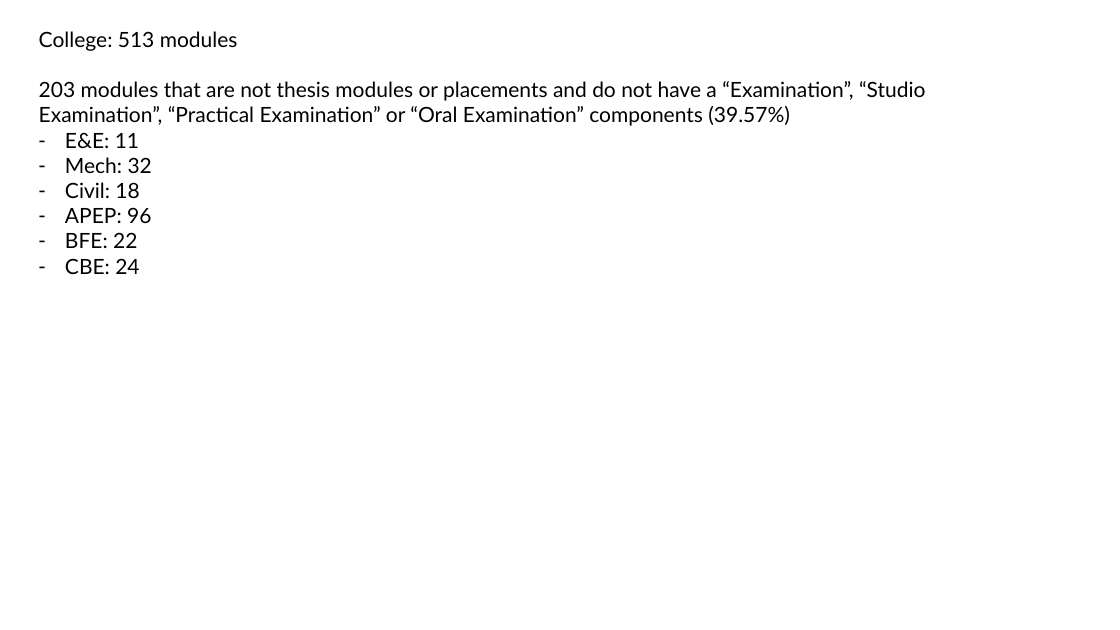
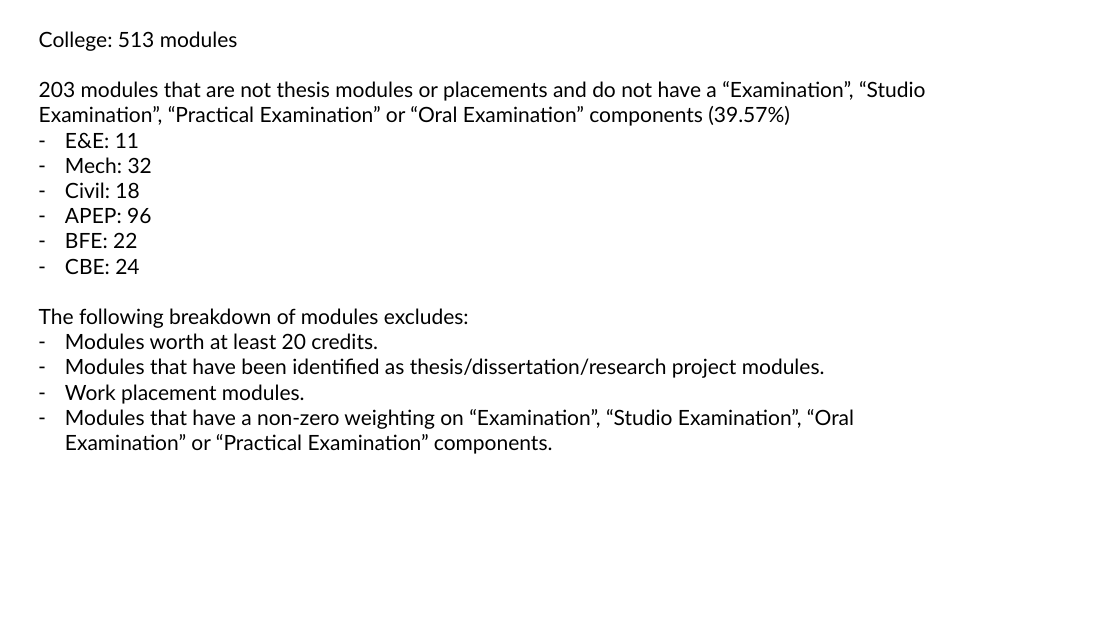
Before and after one commit to CathaloFaolain/ChatGPTAssessment, a slide deck: slide 1 of Slides/Schools Snapshot/NoExamModules_InvestigationGraphs.pptx. Drawn at 1120x630 pixels with LibreOffice and Linux fonts; fonts in the diff are those of the drawing. Boxes give left, top, right and bottom in pixels: in the first picture for what was removed or moved away, otherwise in the second. Text is boxed around its words. In the diff, an @@ line names an element or a change of style, - is before the commit and + after.

```diff
--- a/Slides/Schools Snapshot/NoExamModules_InvestigationGraphs.pptx
+++ b/Slides/Schools Snapshot/NoExamModules_InvestigationGraphs.pptx
@@ text at <box>39,308,854,454</box>: paragraphs added @@
+The following breakdown of modules excludes:
+– Modules worth at least 20 credits.
+– Modules that have been identified as thesis/dissertation/research project modules.
+– Work placement modules.
+– Modules that have a non-zero weighting on “Examination”, “Studio Examination”, “Oral Examination” or “Practical Examination” components.
```
Also in this commit, not shown: 2 other files.
